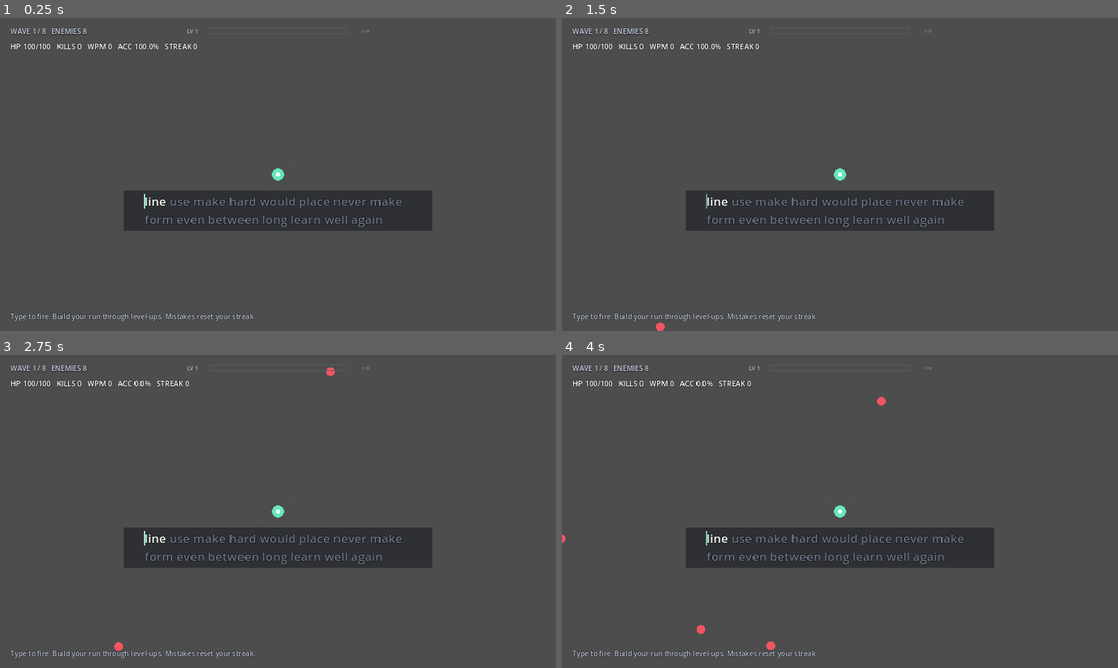
Above: before the commit, frames 1-4 (two rows, left to right).
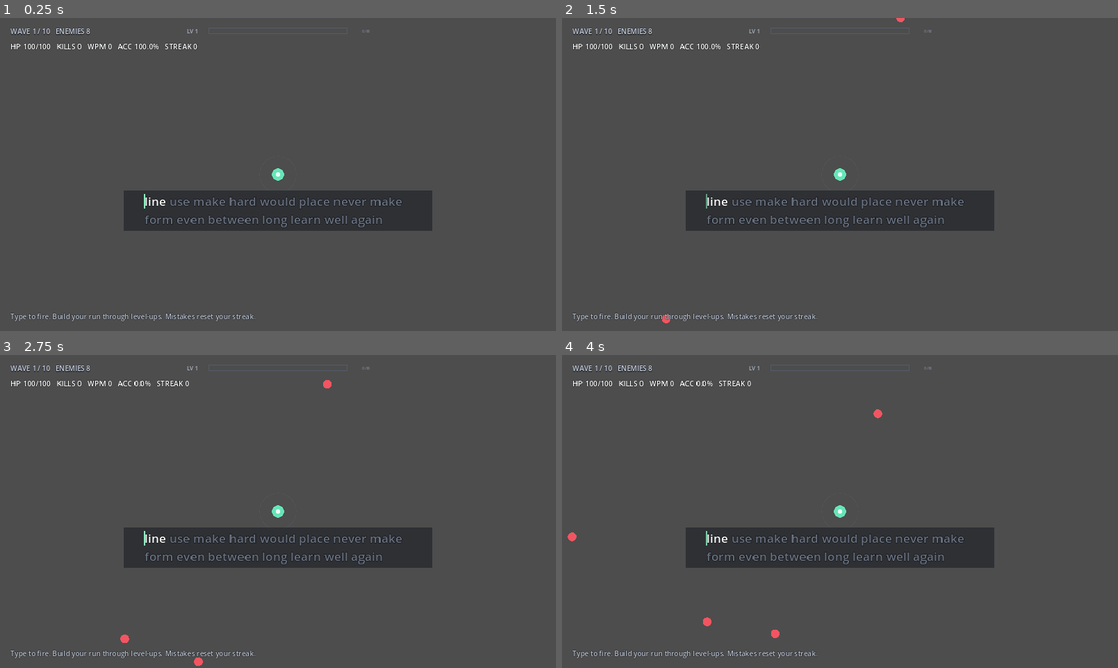
Above: after the commit, the same moments.

Repository: jlcuenca00/typing-roguelite
Game: Godot game, scene res://scenes/Main.tscn
Two runs of this game, one before a commit and one after it. Both use one fixed random seed, a clock stepped at 60 frames per second and the inputs below.
Inputs:
- Up to frame 1 (0.25 s): no input
- Up to frame 2 (1.5 s): tap Enter at 0.5 s; tap Tab at 0.6, 1.35 s
- Up to frame 3 (2.75 s): tap R at 2.1 s; tap Tab at 2.3 s
- Up to frame 4 (4 s): tap Tab at 2.85, 3.6 s

The runs differ from the first frame. In frame 1, 0.1% of the frame differs, in the area x 7-17%, y 3-6%; in frame 2, 0.2%; in frame 3, 0.3%; in frame 4, 0.4%, in the area x 0-59%, y 3-95%.

Commit message:
feat: add 10 waves sticky targeting and priority typing prototype

Diff:
--- a/game/scripts/main.gd
+++ b/game/scripts/main.gd
@@ -10,15 +10,15 @@
 const BULLET_RADIUS := 3.0
 const DANGER_RADIUS := 42.0
 const BASE_MAX_HP := 100.0
-const SPAWN_MARGIN_MIN := 36.0
-const SPAWN_MARGIN_MAX := 82.0
+const SPAWN_MARGIN_MIN := 18.0
+const SPAWN_MARGIN_MAX := 42.0
 
 const WORD_BUFFER := 24
 const TYPING_LINE_WIDTH := 614.0
 const TYPING_LINE_HEIGHT := 36.0
 const TYPING_LEFT_X := 48.0
 
-const TOTAL_WAVES := 8
+const TOTAL_WAVES := 10
 # Each wave gets a fixed threat/XP budget. Enemy count is derived from which
 # archetypes the seeded wave plan spends that budget on. Player damage never
 # changes the budget or spawns extra enemies.
@@ -28,9 +28,11 @@
 	18,
 	28,
 	42,
-	72,
-	125,
-	230
+	68,
+	100,
+	145,
+	205,
+	285
 ]
 
 const MAX_TYPES_PER_WAVE := 3
@@ -42,6 +44,10 @@
 var rng := RandomNumberGenerator.new()
 var combat = CombatSystemScript.new()
 var enemy_definitions: Dictionary = {}
+var next_enemy_uid := 1
+var locked_target_uid := -1
+var priority_focus_uid := -1
+var priority_typed_index := 0
 
 # Typing state ----------------------------------------------------------------
 var word_pool: Array[String] = []
@@ -248,11 +254,19 @@
 				_handle_upgrade_typing(upgrade_key)
 		return
 
+	if event.keycode == KEY_TAB:
+		_toggle_priority_focus()
+		return
+
 	if event.unicode == 0:
 		return
 
 	var typed := char(event.unicode).to_lower()
 	if typed.length() != 1 or typed < "a" or typed > "z":
+		return
+
+	if priority_focus_uid >= 0:
+		_handle_priority_typing(typed)
 		return
 
 	typed_characters += 1
@@ -286,6 +300,108 @@
 		error_flash = 0.16
 
 	_update_typing_ui()
+
+
+# Priority enemies ------------------------------------------------------------
+
+func _get_enemy_index_by_uid(uid: int) -> int:
+	if uid < 0:
+		return -1
+
+	for i in range(enemies.size()):
+		if int(enemies[i].get("uid", -1)) == uid:
+			return i
+
+	return -1
+
+
+func _get_nearest_priority_index() -> int:
+	var center := get_viewport_rect().size * 0.5
+	var best_index := -1
+	var best_distance_sq := INF
+
+	for i in range(enemies.size()):
+		if not bool(enemies[i].get("priority", false)):
+			continue
+
+		var pos: Vector2 = enemies[i]["position"]
+		var distance_sq := center.distance_squared_to(pos)
+		if distance_sq < best_distance_sq:
+			best_distance_sq = distance_sq
+			best_index = i
+
+	return best_index
+
+
+func _toggle_priority_focus() -> void:
+	if priority_focus_uid >= 0:
+		priority_focus_uid = -1
+		priority_typed_index = 0
+		return
+
+	var index := _get_nearest_priority_index()
+	if index < 0:
+		return
+
+	priority_focus_uid = int(enemies[index].get("uid", -1))
+	priority_typed_index = 0
+
+
+func _handle_priority_typing(typed: String) -> void:
+	var index := _get_enemy_index_by_uid(priority_focus_uid)
+	if index < 0:
+		priority_focus_uid = -1
+		priority_typed_index = 0
+		return
+
+	typed_characters += 1
+	caret_idle_time = 0.0
+
+	var enemy := enemies[index]
+	var command := String(enemy.get("priority_word", ""))
+	if command.is_empty():
+		priority_focus_uid = -1
+		priority_typed_index = 0
+		return
+
+	var expected := command.substr(priority_typed_index, 1)
+
+	if typed == expected:
+		correct_keys += 1
+		streak += 1
+		best_streak = maxi(best_streak, streak)
+		priority_typed_index += 1
+		enemy["flash"] = 0.10
+		enemies[index] = enemy
+
+		if priority_typed_index >= command.length():
+			var position: Vector2 = enemy["position"]
+			_spawn_combat_text(
+				position + Vector2(0.0, -34.0),
+				"PURGED",
+				Color(0.72, 0.95, 1.0)
+			)
+			priority_focus_uid = -1
+			priority_typed_index = 0
+			_kill_enemy(index, position)
+	else:
+		incorrect_keys += 1
+		streak = 0
+		priority_typed_index = 0
+		error_flash = 0.16
+
+
+func _random_priority_word() -> String:
+	var candidates: Array[String] = []
+
+	for word in word_pool:
+		if word.length() >= 4 and word.length() <= 7:
+			candidates.append(word)
+
+	if candidates.is_empty():
+		return "signal"
+
+	return candidates[rng.randi_range(0, candidates.size() - 1)]
 
 
 # Typing stream ---------------------------------------------------------------
@@ -571,14 +687,21 @@
 	var hp_value := base_hp * float(spec.get("hp_multiplier", 1.0))
 	var speed := base_speed * float(spec.get("speed_multiplier", 1.0))
 	var threat_cost := int(spec.get("threat_cost", 1))
+	var is_priority := bool(spec.get("priority", false))
+	var uid := next_enemy_uid
+	next_enemy_uid += 1
+	var priority_word := _random_priority_word() if is_priority else ""
 	var base_color := Color.from_string(
 		String(spec.get("color", "#f25561")),
 		Color(0.95, 0.33, 0.38)
 	)
 
 	enemies.append({
+		"uid": uid,
 		"position": position,
 		"enemy_id": String(spec.get("enemy_id", "basic")),
+		"priority": is_priority,
+		"priority_word": priority_word,
 		"speed": speed,
 		"hp": hp_value,
 		"max_hp": hp_value,
@@ -634,8 +757,15 @@
 				Color(1.0, 0.28, 0.34),
 				7
 			)
+			var removed_uid := int(enemy.get("uid", -1))
 			enemies.remove_at(i)
 			wave_resolved_count += 1
+
+			if removed_uid == locked_target_uid:
+				locked_target_uid = -1
+			if removed_uid == priority_focus_uid:
+				priority_focus_uid = -1
+				priority_typed_index = 0
 
 			if hp <= 0.0:
 				_end_run()
@@ -690,6 +820,34 @@
 		)
 
 	return multiplier
+
+
+func _get_locked_target_index() -> int:
+	var existing := _get_enemy_index_by_uid(locked_target_uid)
+
+	if existing >= 0 and not bool(enemies[existing].get("priority", false)):
+		return existing
+
+	locked_target_uid = -1
+
+	var center := get_viewport_rect().size * 0.5
+	var nearest_index := -1
+	var nearest_distance_sq := INF
+
+	for i in range(enemies.size()):
+		if bool(enemies[i].get("priority", false)):
+			continue
+
+		var enemy_pos: Vector2 = enemies[i]["position"]
+		var distance_sq := center.distance_squared_to(enemy_pos)
+		if distance_sq < nearest_distance_sq:
+			nearest_distance_sq = distance_sq
+			nearest_index = i
+
+	if nearest_index >= 0:
+		locked_target_uid = int(enemies[nearest_index].get("uid", -1))
+
+	return nearest_index
 
 
 func _fire_at_nearest_enemy(
@@ -704,18 +862,12 @@
 	if enemies.is_empty():
 		return
 
+	var target_index := _get_locked_target_index()
+	if target_index < 0:
+		return
+
 	var center := get_viewport_rect().size * 0.5
-	var nearest_index := 0
-	var nearest_distance_sq := INF
-
-	for i in range(enemies.size()):
-		var enemy_pos: Vector2 = enemies[i]["position"]
-		var distance_sq := center.distance_squared_to(enemy_pos)
-		if distance_sq < nearest_distance_sq:
-			nearest_distance_sq = distance_sq
-			nearest_index = i
-
-	var target: Vector2 = enemies[nearest_index]["position"]
+	var target: Vector2 = enemies[target_index]["position"]
 	var direction := (target - center).normalized().rotated(spread)
 
 	bullets.append({
@@ -726,6 +878,7 @@
 		"tags": tags.duplicate(),
 		"effects": effects.duplicate(true),
 		"weapon_id": weapon_id,
+		"target_uid": locked_target_uid,
 		"color": projectile_color
 	})
 
@@ -738,6 +891,9 @@
 		var hit := false
 
 		for enemy_index in range(enemies.size() - 1, -1, -1):
+			if bool(enemies[enemy_index].get("priority", false)):
+				continue
+
 			var enemy_pos: Vector2 = enemies[enemy_index]["position"]
 
 			var enemy_radius := float(
@@ -958,8 +1114,16 @@
 	if index < 0 or index >= enemies.size():
 		return
 
+	var enemy_uid := int(enemies[index].get("uid", -1))
 	var xp_value := int(enemies[index].get("xp_value", 1))
 	enemies.remove_at(index)
+
+	if enemy_uid == locked_target_uid:
+		locked_target_uid = -1
+	if enemy_uid == priority_focus_uid:
+		priority_focus_uid = -1
+		priority_typed_index = 0
+
 	kills += 1
 	wave_resolved_count += 1
 	_spawn_death_particles(position)
@@ -1353,25 +1517,32 @@
 
 
 func _available_enemy_ids(wave_number: int) -> Array[String]:
-	var available: Array[Dictionary] = []
+	var specials: Array[Dictionary] = []
 
 	for enemy_id in enemy_definitions.keys():
+		if String(enemy_id) == "basic":
+			continue
+
 		var definition: Dictionary = enemy_definitions[enemy_id]
 		var unlock_wave := int(definition.get("unlock_wave", 1))
 		if unlock_wave <= wave_number:
-			available.append({
+			specials.append({
 				"id": String(enemy_id),
 				"unlock_wave": unlock_wave
 			})
 
-	available.sort_custom(
+	specials.sort_custom(
 		func(a: Dictionary, b: Dictionary) -> bool:
 			return int(a["unlock_wave"]) > int(b["unlock_wave"])
 	)
 
 	var result: Array[String] = []
-	for i in range(mini(MAX_TYPES_PER_WAVE, available.size())):
-		result.append(String(available[i]["id"]))
+	if enemy_definitions.has("basic"):
+		result.append("basic")
+
+	var special_slots := maxi(MAX_TYPES_PER_WAVE - result.size(), 0)
+	for i in range(mini(special_slots, specials.size())):
+		result.append(String(specials[i]["id"]))
 
 	return result
 
@@ -1524,6 +1695,9 @@
 
 	level_up_open = false
 	wave_continue_waiting = false
+	locked_target_uid = -1
+	priority_focus_uid = -1
+	priority_typed_index = 0
 	upgrade_overlay.visible = false
 	wave_intermission = false
 	current_wave += 1
@@ -1927,6 +2101,8 @@
 		1.0
 	)
 
+	var world_font := ThemeDB.fallback_font
+
 	for enemy in enemies:
 		var pos: Vector2 = enemy["position"]
 		var enemy_color := _get_enemy_draw_color(enemy)
@@ -1969,6 +2145,61 @@
 				2.0
 			)
 
+		if bool(enemy.get("priority", false)):
+			var uid := int(enemy.get("uid", -1))
+			var command := String(enemy.get("priority_word", "")).to_upper()
+			var focused := uid == priority_focus_uid
+			var ring_color := Color(0.72, 0.52, 1.0, 0.95) if not focused else Color(0.55, 0.95, 1.0, 1.0)
+
+			draw_arc(
+				pos,
+				enemy_radius + 10.0,
+				0.0,
+				TAU,
+				32,
+				ring_color,
+				2.0
+			)
+
+			var word_pos := pos + Vector2(-enemy_radius - 16.0, -enemy_radius - 18.0)
+			if focused:
+				var done := command.substr(0, priority_typed_index)
+				var remaining := command.substr(priority_typed_index)
+				draw_string(
+					world_font,
+					word_pos,
+					done,
+					HORIZONTAL_ALIGNMENT_LEFT,
+					-1,
+					14,
+					Color(0.42, 0.95, 0.72)
+				)
+				var done_width := world_font.get_string_size(
+					done,
+					HORIZONTAL_ALIGNMENT_LEFT,
+					-1,
+					14
+				).x
+				draw_string(
+					world_font,
+					word_pos + Vector2(done_width, 0.0),
+					remaining,
+					HORIZONTAL_ALIGNMENT_LEFT,
+					-1,
+					14,
+					Color(0.94, 0.97, 1.0)
+				)
+			else:
+				draw_string(
+					world_font,
+					word_pos,
+					command,
+					HORIZONTAL_ALIGNMENT_LEFT,
+					-1,
+					14,
+					Color(0.78, 0.72, 1.0)
+				)
+
 	for bullet in bullets:
 		var pos: Vector2 = bullet["position"]
 		var direction := Vector2(
